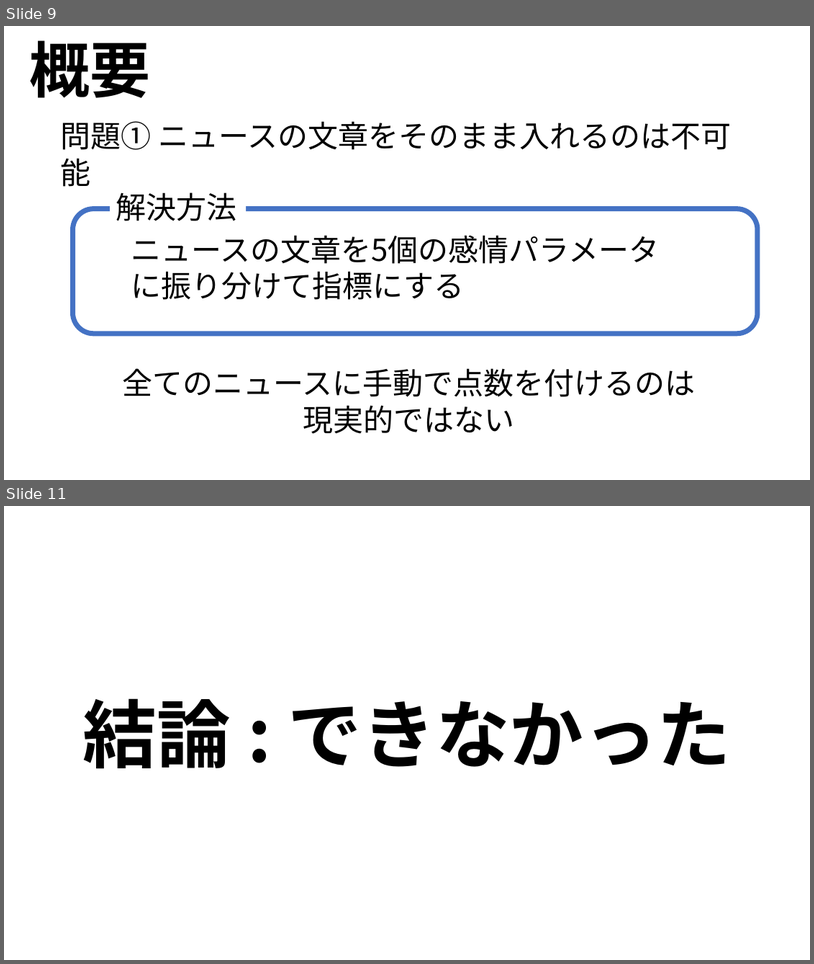
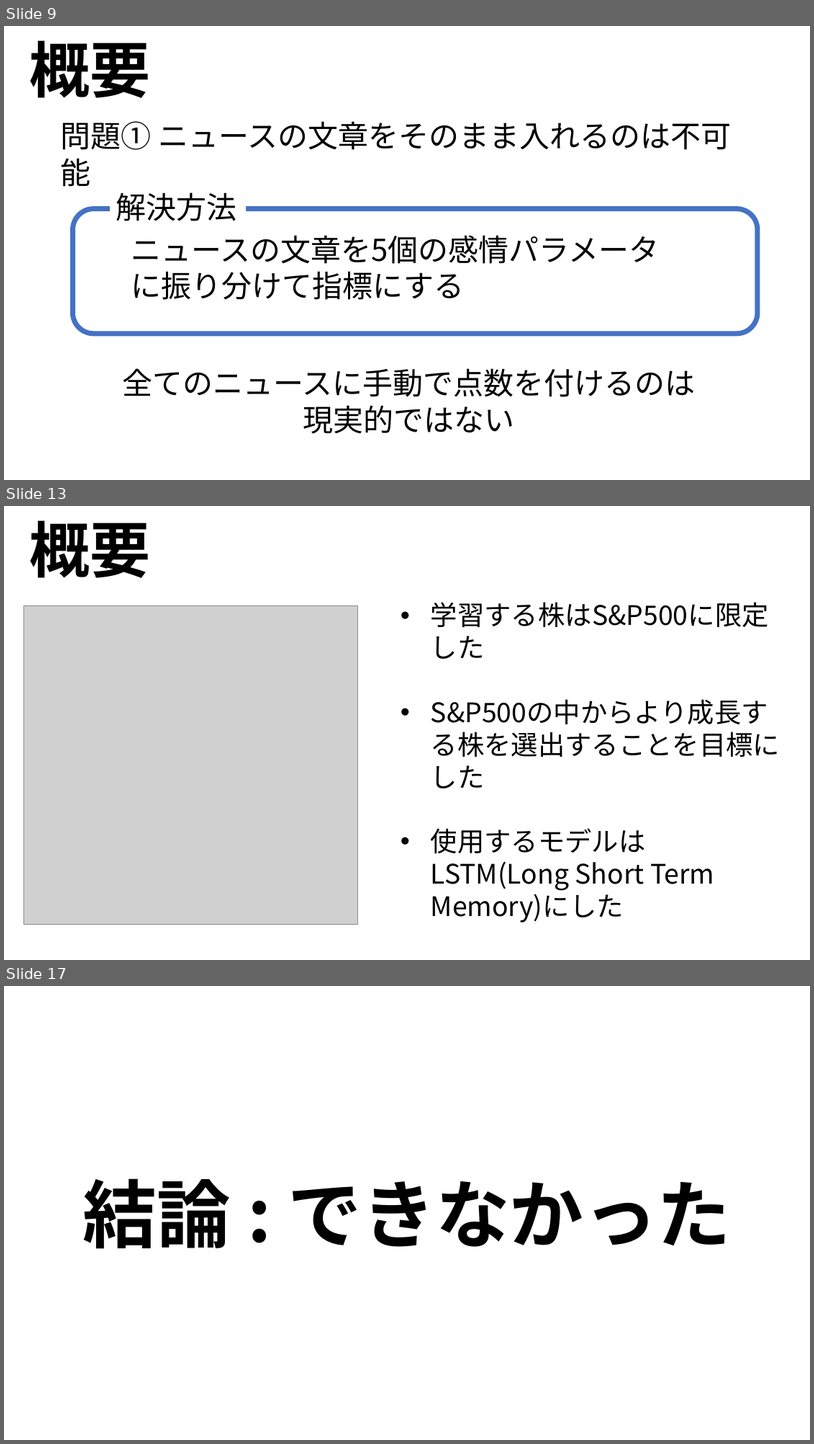
Before and after one commit to ryoww/PBL_stock, a slide deck: 最終報告.pptx. Shown one above the other, each under a label of ours: slides 9 and 11 before the commit, slides 9, 13 and 17 after it; the slides between them are not shown. The pictures are 814x964 and 814x1444 pixels, drawn with LibreOffice and Linux fonts; fonts in the diff are those of the drawing; grey boxes stand for pictures. Boxes give left, top, right and bottom in pixels: in the first picture for what was removed or moved away, otherwise in the second. Text is boxed around its words. In the diff, an @@ line names an element or a change of style, - is before the commit and + after.

```diff
--- a/最終報告.pptx
+++ b/最終報告.pptx
@@ slide 13 added at (4, 506, 810, 960), background #FFFFFF @@
@@ text added at (30, 520, 151, 578), 72 pt, text #000000, bold @@
+概要
@@ picture added at (24, 606, 358, 924) @@
@@ text added at (431, 602, 769, 922), 32 pt, text #000000 @@
+• 学習する株はS&P500に限定した
+• S&P500の中からより成長する株を選出することを目標にした
+• 使用するモデルはLSTM(Long Short Term Memory)にした
@@ what was slide 11 is now slide 17 @@
```
Also in this commit, not shown: 1 slide changed, 8 other slides added, 1 slide removed, 3 other files.
